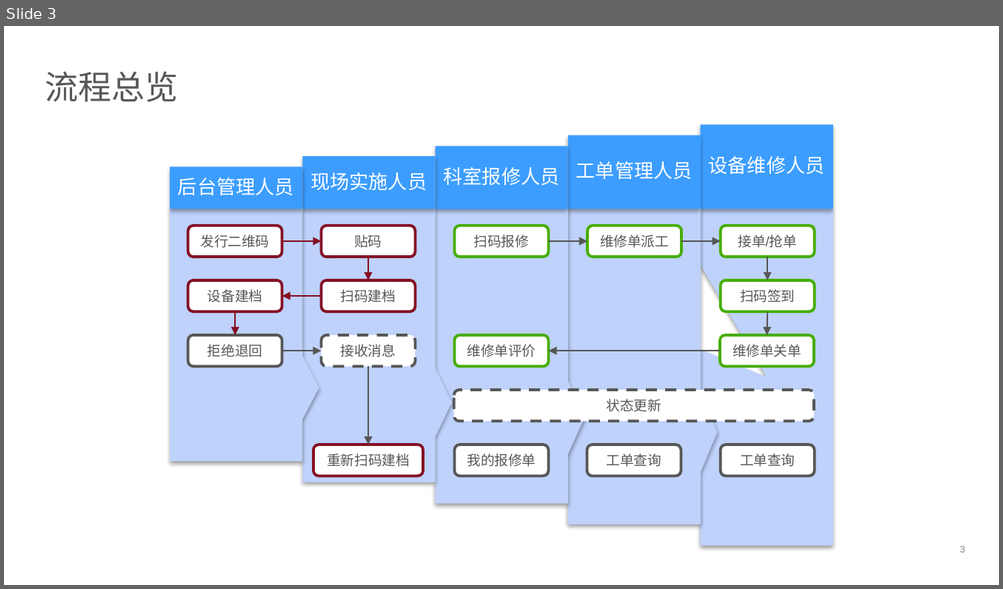
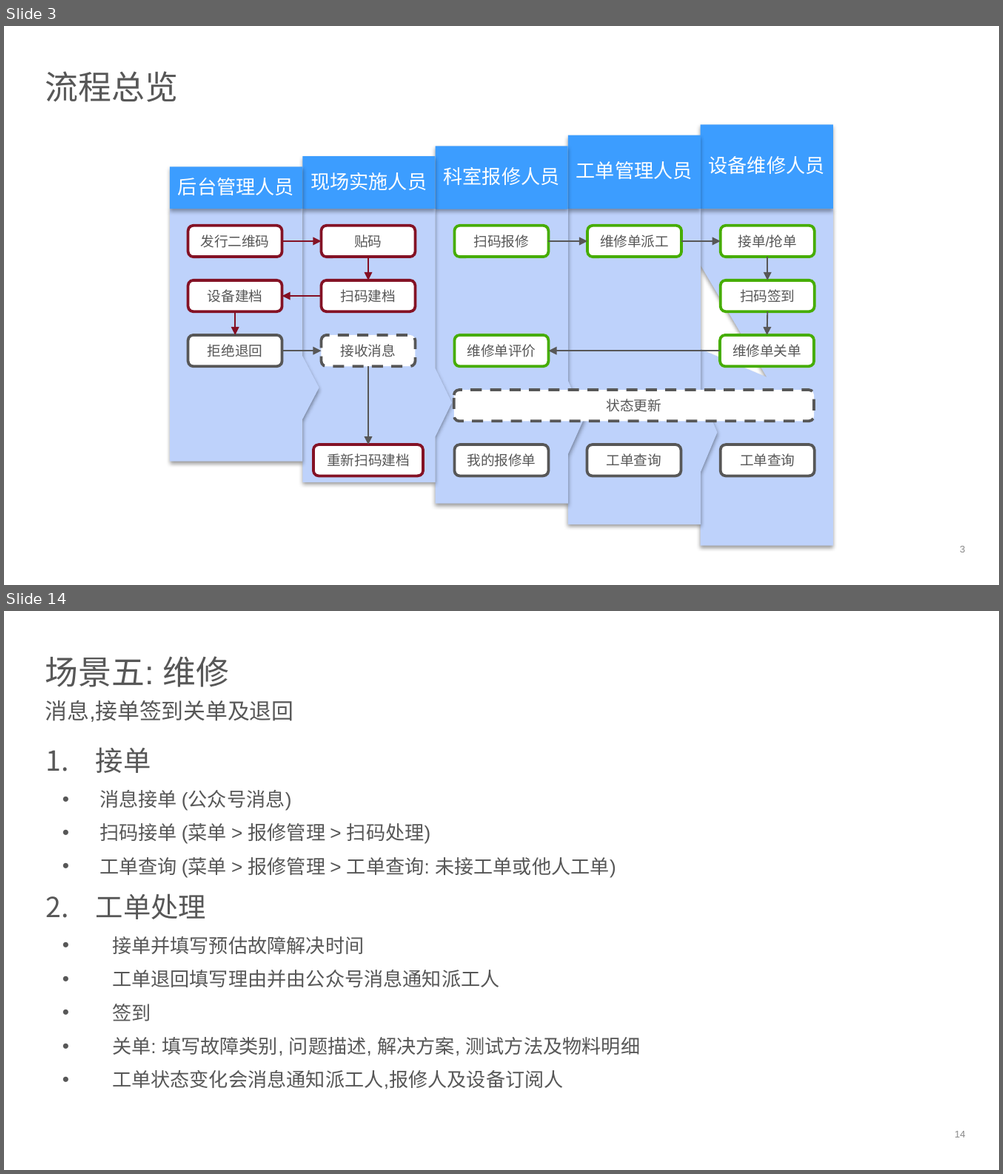
Before and after one commit to devhotmail/APMHome, a slide deck: Document/APM_userstories.pptx. Shown one above the other, each under a label of ours: slide 3 before the commit, slides 3 and 14 after it; the slides between them are not shown. The pictures are 1003x589 and 1003x1174 pixels, drawn with LibreOffice and Linux fonts; fonts in the diff are those of the drawing; background and template pictures are left out. Boxes give left, top, right and bottom in pixels: in the first picture for what was removed or moved away, otherwise in the second. Text is boxed around its words. In the diff, an @@ line names an element or a change of style, - is before the commit and + after.

```diff
--- a/Document/APM_userstories.pptx
+++ b/Document/APM_userstories.pptx
@@ slide 14 added at (4,611,999,1170), background #FFFFFF @@
@@ title added at (45,656,230,687), 24 pt, text #575757 @@
+场景五: 维修
@@ text added at (45,700,294,722), 16 pt, text #575757 @@
+消息,接单签到关单及退回
@@ text added at (96,747,640,1090), 14 pt, text #575757 @@
+1. 接单
+  • 消息接单 (公众号消息)
+  • 扫码接单 (菜单 > 报修管理 > 扫码处理)
+  • 工单查询 (菜单 > 报修管理 > 工单查询: 未接工单或他人工单)
+2. 工单处理
+  • 接单并填写预估故障解决时间
+  • 工单退回填写理由并由公众号消息通知派工人
+  • 签到
+  • 关单: 填写故障类别, 问题描述, 解决方案, 测试方法及物料明细
+  • 工单状态变化会消息通知派工人,报修人及设备订阅人
@@ page number added at (954,1131,965,1138), 7 pt, text #898989 @@
+14
```
Also in this commit, not shown: 7 slides changed, 5 other slides added.
